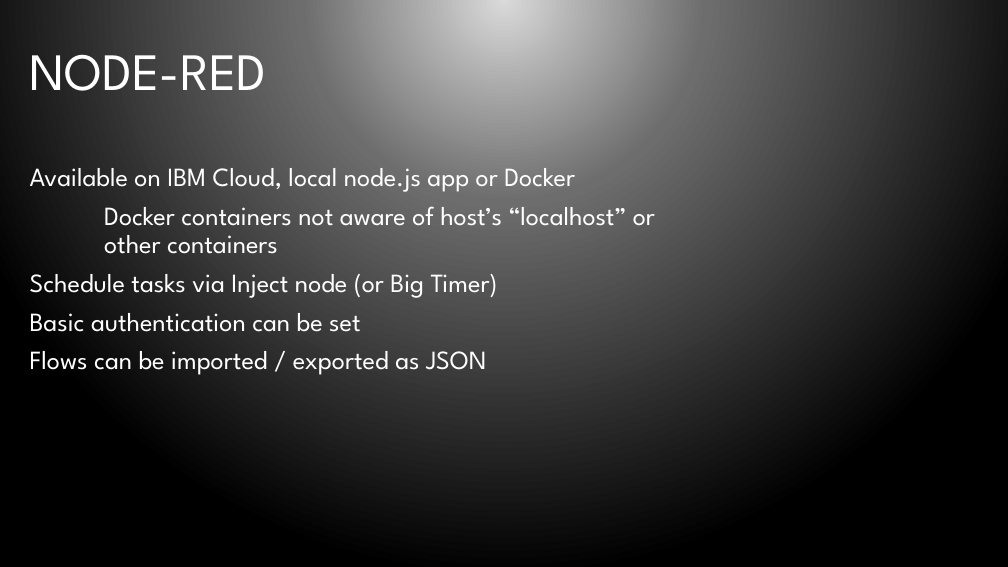
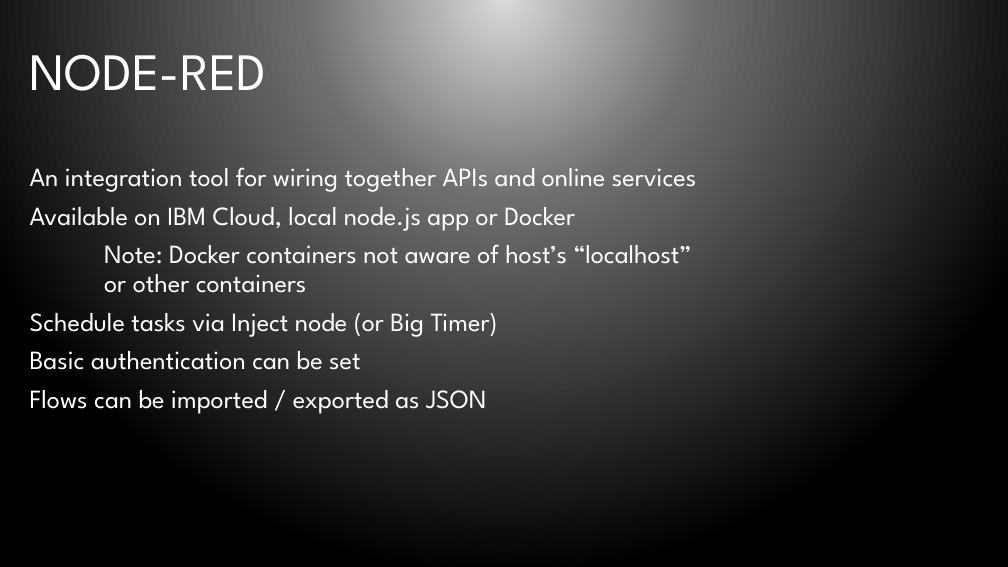
Before and after one commit to bleedingcode/domino-js-masterclass, a slide deck: slide 24 of presentation/8598 Domino and JS.pptx (slide 23 before the commit). Drawn at 1008x567 pixels with LibreOffice and Linux fonts; fonts in the diff are those of the drawing; background and template pictures are left out. Boxes give left, top, right and bottom in pixels: in the first picture for what was removed or moved away, otherwise in the second. Text is boxed around its words. In the diff, an @@ line names an element or a change of style, - is before the commit and + after.

```diff
--- a/presentation/8598 Domino and JS.pptx
+++ b/presentation/8598 Domino and JS.pptx
@@ text at <box>30,167,696,192</box>: paragraph added @@
+An integration tool for wiring together APIs and online services
@@ text at <box>104,244,691,293</box>: text changed @@
-Docker containers not aware of host’s “localhost” or other containers
+Note: Docker containers not aware of host’s “localhost” or other containers
```
Also in this commit, not shown: 13 other slides changed, 1 slide added.
